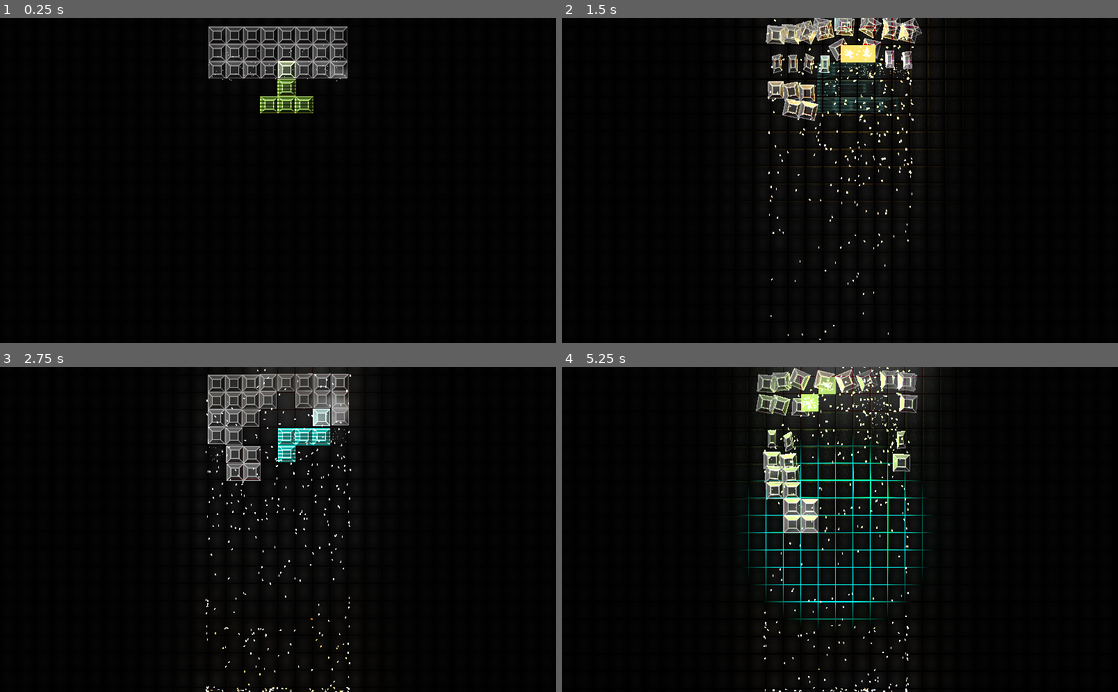
Above: before the commit, frames 1-4 (two rows, left to right).
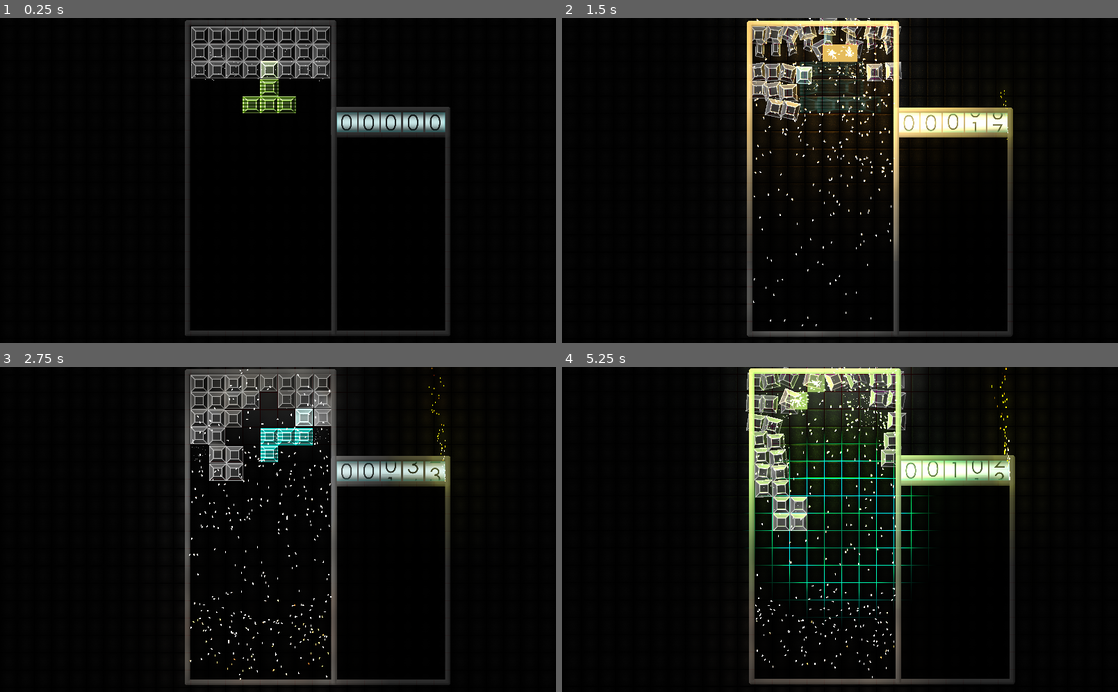
Above: after the commit, the same moments.

Repository: QuentinDaveau/reverse-tetris
Game: Godot game, scene res://src/game/Game.tscn
Same seed, same stepped clock (60 frames per second), same inputs: the game is played once before the commit and once after it.
Inputs:
- Up to frame 1 (0.25 s): no input
- Up to frame 2 (1.5 s): tap Enter (ui_accept) at 0.5, 0.6, 0.77, 1.07 s; hold Right (ui_right) 0.53-1.28 s; hold Left (ui_left) from 1.28 s (still down); tap R (game_rotate) at 1.35 s
- Up to frame 3 (2.75 s): tap Enter (ui_accept) at 1.52, 1.55, 1.82, 2.1 s; release Left (ui_left) at 2.03 s; hold Right (ui_right) from 2.03 s (still down)
- Up to frame 4 (5.25 s): tap R (game_rotate) at 2.85, 4.35 s; tap Enter (ui_accept) at 3.02, 3.05, 3.32, 3.6, 3.77, 4.07, 4.52, 4.55, 4.82, 5.1 s; release Right (ui_right) at 3.53 s; hold Left (ui_left) from 3.53 s (still down)

The runs differ from the first frame. In frame 1, 6.6% of the frame differs, in the area x 33-81%, y 0-98%; in frame 2, 11%; in frame 3, 10%; in frame 4, 15%, in the area x 31-82%, y 0-100%.

Commit message:
Add counter and bars

Diff:
--- a/project.godot
+++ b/project.godot
@@ -28,12 +28,24 @@
 "class": "Player",
 "language": "GDScript",
 "path": "res://src/player/player.gd"
+}, {
+"base": "Node2D",
+"class": "ScoreCounter",
+"language": "GDScript",
+"path": "res://src/ui/score_counter/score_counter.gd"
+}, {
+"base": "Node2D",
+"class": "ScoreWheel",
+"language": "GDScript",
+"path": "res://src/ui/score_counter/score_wheel/score_wheel.gd"
 } ]
 _global_script_class_icons={
 "Block": "",
 "Brick": "",
 "Generator": "",
-"Player": ""
+"Player": "",
+"ScoreCounter": "",
+"ScoreWheel": ""
 }
 
 [application]
@@ -45,6 +57,7 @@
 [autoload]
 
 CameraManager="*res://src/autoload/camera_manager.gd"
+ScoreManager="*res://src/autoload/score_manager.gd"
 
 [display]
 
--- /dev/null
+++ b/src/autoload/score_manager.gd
@@ -0,0 +1,11 @@
+extends Node
+
+var _score_counter: ScoreCounter
+
+
+func _ready() -> void:
+	_score_counter = get_tree().get_root().find_node("ScoreCounter", true, false)
+
+
+func get_counter() -> ScoreCounter:
+	return _score_counter
--- a/src/block/Block.tscn
+++ b/src/block/Block.tscn
@@ -375,9 +375,9 @@
 orbit_velocity = 0.0
 orbit_velocity_random = 0.0
 scale = 0.05
-color_ramp = SubResource( 35 )
-
-[sub_resource type="Shader" id=37]
+color_ramp = SubResource( 39 )
+
+[sub_resource type="Shader" id=41]
 code = "shader_type particles;
 uniform vec3 direction;
 uniform float spread;
@@ -504,15 +504,24 @@
 		VELOCITY += force * DELTA;
 		if (pos.x > max_right)
 		{
-			VELOCITY.x = - (VELOCITY.x * 0.8)
+			if (VELOCITY.x > 0.0)
+			{
+				VELOCITY.x = - (VELOCITY.x * 0.8)
+			}
 		}
 		if (pos.x < -max_left)
 		{
-			VELOCITY.x = - (VELOCITY.x * 0.8)
+			if (VELOCITY.x < 0.0)
+			{
+				VELOCITY.x = - (VELOCITY.x * 0.8)
+			}
 		}
 		if (pos.y > max_bottom)
 		{
-			VELOCITY.y = - (VELOCITY.y * 0.5)
+			if (VELOCITY.y > 0.0)
+			{
+				VELOCITY.y = - (VELOCITY.y * 0.5)
+			}
 		}
 		// orbit velocity
 		float orbit_amount = (orbit_velocity + tex_orbit_velocity) * mix(1.0, rand_from_seed(alt_seed), orbit_velocity_random);
@@ -578,16 +587,16 @@
 
 "
 
-[sub_resource type="Gradient" id=38]
+[sub_resource type="Gradient" id=42]
 offsets = PoolRealArray( 0.311111, 1 )
 colors = PoolColorArray( 1, 0.968627, 0.815686, 1, 1, 0.305882, 0, 0 )
 
-[sub_resource type="GradientTexture" id=39]
-gradient = SubResource( 38 )
-
-[sub_resource type="ShaderMaterial" id=40]
+[sub_resource type="GradientTexture" id=43]
+gradient = SubResource( 42 )
+
+[sub_resource type="ShaderMaterial" id=44]
 resource_local_to_scene = true
-shader = SubResource( 37 )
+shader = SubResource( 41 )
 shader_param/direction = Vector3( 0, 0, 0 )
 shader_param/spread = 180.0
 shader_param/flatness = 0.0
@@ -682,11 +691,11 @@
 texture = ExtResource( 4 )
 texture_scale = 3.0
 color = Color( 1, 0.984314, 0.831373, 1 )
-energy = 4.0
+energy = 3.0
 
 [node name="ColorRect" type="ColorRect" parent="."]
 visible = false
-modulate = Color( 3, 3, 3, 1 )
+modulate = Color( 2, 2, 2, 1 )
 light_mask = 0
 margin_left = -16.0
 margin_top = -16.0
--- a/src/block/block.gd
+++ b/src/block/block.gd
@@ -1,10 +1,12 @@
 extends Node2D
 class_name Block
+
+const SCORE_SPEED_INCREASE: float = 200.0
 
 const MAX_REPULSE_DIST: float = 200.0
 const MAX_SHAKE_DIST: float = 200.0
 const REPULSE_POWER: float = 15.0
-const CAMERA_SHAKE_POWER: float = 5.0
+const CAMERA_SHAKE_POWER: float = 3.0
 
 var _explode_delay: float = 0.2
 var _move_speed: float = 0.2
@@ -72,6 +74,7 @@
 	$Tween.start()
 	yield($Tween, "tween_all_completed")
 
+	ScoreManager.get_counter().add_speed(SCORE_SPEED_INCREASE)
 	for block in get_tree().get_nodes_in_group("Block"):
 		block.repulse(global_position)
 	CameraManager.get_camera().add_shake(CAMERA_SHAKE_POWER)
--- a/src/game/Game.tscn
+++ b/src/game/Game.tscn
@@ -1,9 +1,85 @@
-[gd_scene load_steps=6 format=2]
+[gd_scene load_steps=14 format=2]
 
 [ext_resource path="res://src/grid/Grid.tscn" type="PackedScene" id=1]
 [ext_resource path="res://src/generator/Generator.tscn" type="PackedScene" id=2]
-[ext_resource path="res://src/background/Background.tscn" type="PackedScene" id=3]
+[ext_resource path="res://src/ui/background/Background.tscn" type="PackedScene" id=3]
 [ext_resource path="res://src/game/game_camera.gd" type="Script" id=4]
+[ext_resource path="res://src/ui/score_counter/ScoreCounter.tscn" type="PackedScene" id=5]
+[ext_resource path="res://assets/sprites/bars.png" type="Texture" id=7]
+
+[sub_resource type="VisualShaderNodeTexture" id=2]
+source = 1
+
+[sub_resource type="VisualShaderNodeInput" id=3]
+input_name = "screen_uv"
+
+[sub_resource type="VisualShaderNodeColorConstant" id=4]
+constant = Color( 0, 0, 0, 1 )
+
+[sub_resource type="VisualShaderNodeVectorScalarMix" id=5]
+default_input_values = [ 0, Vector3( 0, 0, 0 ), 1, Vector3( 1, 1, 1 ), 2, 0.25 ]
+
+[sub_resource type="VisualShader" id=6]
+code = "shader_type canvas_item;
+
+
+
+void vertex() {
+// Output:0
+
+}
+
+void fragment() {
+// Color:4
+	vec3 n_out4p0;
+	float n_out4p1;
+	n_out4p0 = vec3(0.000000,0.000000,0.000000);
+	n_out4p1 = 1.000000;
+
+// Input:3
+	vec3 n_out3p0;
+	n_out3p0 = vec3(SCREEN_UV,0.0);
+
+// Texture:2
+	vec3 n_out2p0;
+	float n_out2p1;
+	{
+		vec4 _tex_read = textureLod( SCREEN_TEXTURE , n_out3p0.xy , 0.0 );
+		n_out2p0 = _tex_read.rgb;
+		n_out2p1 = _tex_read.a;
+	}
+
+// VectorScalarMix:5
+	float n_in5p2 = 0.25000;
+	vec3 n_out5p0;
+	n_out5p0 = mix( n_out4p0 , n_out2p0 , n_in5p2 );
+
+// Output:0
+	COLOR.rgb = n_out5p0;
+
+}
+
+void light() {
+// Output:0
+
+}
+"
+graph_offset = Vector2( -250, 155 )
+mode = 1
+flags/light_only = false
+nodes/fragment/0/position = Vector2( 760, 160 )
+nodes/fragment/2/node = SubResource( 2 )
+nodes/fragment/2/position = Vector2( 220, 160 )
+nodes/fragment/3/node = SubResource( 3 )
+nodes/fragment/3/position = Vector2( -60, 180 )
+nodes/fragment/4/node = SubResource( 4 )
+nodes/fragment/4/position = Vector2( 149, 326 )
+nodes/fragment/5/node = SubResource( 5 )
+nodes/fragment/5/position = Vector2( 460, 260 )
+nodes/fragment/connections = PoolIntArray( 3, 0, 2, 0, 4, 0, 5, 0, 2, 0, 5, 1, 5, 0, 0, 0 )
+
+[sub_resource type="ShaderMaterial" id=7]
+shader = SubResource( 6 )
 
 [sub_resource type="Environment" id=1]
 background_mode = 4
@@ -11,8 +87,118 @@
 
 [node name="Game" type="Node2D"]
 
+[node name="CounterBars" type="Node2D" parent="."]
+position = Vector2( 352, 536 )
+scale = Vector2( 0.16, 0.16 )
+
+[node name="Node2D" type="Node2D" parent="CounterBars"]
+scale = Vector2( 1, 1 )
+z_index = 4
+
+[node name="NinePatchRect" type="NinePatchRect" parent="CounterBars/Node2D"]
+self_modulate = Color( 0.247059, 0.247059, 0.247059, 0.843137 )
+light_mask = 3
+margin_left = 1612.0
+margin_top = -2325.0
+margin_right = 2987.0
+margin_bottom = -1975.0
+texture = ExtResource( 7 )
+draw_center = false
+region_rect = Rect2( 0, 0, 192, 192 )
+patch_margin_left = 64
+patch_margin_top = 64
+patch_margin_right = 64
+patch_margin_bottom = 64
+__meta__ = {
+"_edit_use_anchors_": false
+}
+
+[node name="ScoreCounter" parent="." instance=ExtResource( 5 )]
+position = Vector2( 720, 192 )
+scale = Vector2( 0.3, 0.3 )
+
+[node name="PredictorBars" type="Node2D" parent="."]
+position = Vector2( 352, 536 )
+scale = Vector2( 0.16, 0.16 )
+
+[node name="Node2D" type="Node2D" parent="PredictorBars"]
+scale = Vector2( 1, 1 )
+z_index = 4
+
+[node name="NinePatchRect" type="NinePatchRect" parent="PredictorBars/Node2D"]
+self_modulate = Color( 0.247059, 0.247059, 0.247059, 0.843137 )
+light_mask = 3
+margin_left = 1614.0
+margin_top = -2325.0
+margin_right = 2987.0
+margin_bottom = 321.0
+texture = ExtResource( 7 )
+draw_center = false
+region_rect = Rect2( 0, 0, 192, 192 )
+patch_margin_left = 64
+patch_margin_top = 64
+patch_margin_right = 64
+patch_margin_bottom = 64
+__meta__ = {
+"_edit_use_anchors_": false
+}
+
+[node name="Node2D2" type="Node2D" parent="PredictorBars"]
+scale = Vector2( 1, 1 )
+
+[node name="ColorRect" type="ColorRect" parent="PredictorBars/Node2D2"]
+light_mask = 3
+material = SubResource( 7 )
+margin_left = 1675.0
+margin_top = -1975.0
+margin_right = 2925.0
+margin_bottom = 262.0
+__meta__ = {
+"_edit_use_anchors_": false
+}
+
+[node name="GameBars" type="Node2D" parent="."]
+position = Vector2( 352, 536 )
+scale = Vector2( 0.16, 0.16 )
+
+[node name="Node2D" type="Node2D" parent="GameBars"]
+scale = Vector2( 1, 1 )
+z_index = 4
+
+[node name="NinePatchRect" type="NinePatchRect" parent="GameBars/Node2D"]
+self_modulate = Color( 0.247059, 0.247059, 0.247059, 0.843137 )
+light_mask = 3
+margin_left = -75.0
+margin_top = -3325.0
+margin_right = 1675.0
+margin_bottom = 321.0
+texture = ExtResource( 7 )
+draw_center = false
+region_rect = Rect2( 0, 0, 192, 192 )
+patch_margin_left = 64
+patch_margin_top = 64
+patch_margin_right = 64
+patch_margin_bottom = 64
+__meta__ = {
+"_edit_use_anchors_": false
+}
+
+[node name="Node2D2" type="Node2D" parent="GameBars"]
+scale = Vector2( 1, 1 )
+
+[node name="ColorRect" type="ColorRect" parent="GameBars/Node2D2"]
+light_mask = 3
+material = SubResource( 7 )
+margin_left = -12.0
+margin_top = -3263.0
+margin_right = 1614.0
+margin_bottom = 262.0
+__meta__ = {
+"_edit_use_anchors_": false
+}
+
 [node name="Grid" parent="." instance=ExtResource( 1 )]
-position = Vector2( 400, 576 )
+position = Vector2( 368, 576 )
 _columns = 18
 _cell_size = 32.0
 _player_path = "res://src/player/Player.tscn"
--- a/src/grid/grid.gd
+++ b/src/grid/grid.gd
@@ -17,7 +17,7 @@
 var _player: Player
 
 var _wall_delay: int = 0
-var _block_move_delay: float = 0.07
+var _block_move_delay: float = 0.04
 
 var _highlighted_blocks: Array = []
 
@@ -150,7 +150,7 @@
 	cells[grid_position.x][grid_position.y].explode(explosion_color,
 			(grid_position.y * _cell_size) + (_cell_size / 2),
 			((_rows - grid_position.y) * _cell_size) - (_cell_size / 2),
-			(grid_position.x * _cell_size) + (_cell_size / 2))
+			(grid_position.x * _cell_size) - (_cell_size / 2))
 	cells[grid_position.x][grid_position.y] = 0
 
 
--- /dev/null
+++ b/src/ui/score_counter/ScoreCounter.tscn
@@ -0,0 +1,103 @@
+[gd_scene load_steps=10 format=2]
+
+[ext_resource path="res://assets/lights/points_count_light_alpha.png" type="Texture" id=1]
+[ext_resource path="res://src/ui/score_counter/score_wheel/ScoreWheel.tscn" type="PackedScene" id=2]
+[ext_resource path="res://src/ui/score_counter/score_counter.gd" type="Script" id=3]
+[ext_resource path="res://assets/particles/spark.png" type="Texture" id=4]
+[ext_resource path="res://src/ui/score_counter/spark_particles.gd" type="Script" id=5]
+[ext_resource path="res://assets/sprites/counter_separator.png" type="Texture" id=6]
+
+[sub_resource type="Gradient" id=1]
+offsets = PoolRealArray( 0, 0.417431, 0.990826 )
+colors = PoolColorArray( 1, 0.941176, 0.105882, 1, 1, 0.52549, 0, 1, 0, 0, 0, 0 )
+
+[sub_resource type="GradientTexture" id=2]
+gradient = SubResource( 1 )
+
+[sub_resource type="ParticlesMaterial" id=3]
+lifetime_randomness = 1.0
+flag_disable_z = true
+direction = Vector3( -0.1, -1, 0 )
+spread = 5.0
+gravity = Vector3( 0, 980, 0 )
+initial_velocity = 1000.0
+orbit_velocity = 0.0
+orbit_velocity_random = 0.0
+scale = 0.3
+color_ramp = SubResource( 2 )
+
+[node name="ScoreCounter" type="Node2D"]
+script = ExtResource( 3 )
+
+[node name="ScoreWheel" parent="." instance=ExtResource( 2 )]
+position = Vector2( 272, 0 )
+
+[node name="ScoreWheel2" parent="." instance=ExtResource( 2 )]
+position = Vector2( 136, 0 )
+decimal = 1
+
+[node name="ScoreWheel3" parent="." instance=ExtResource( 2 )]
+decimal = 2
+
+[node name="ScoreWheel4" parent="." instance=ExtResource( 2 )]
+position = Vector2( -136, 0 )
+decimal = 3
+
+[node name="ScoreWheel5" parent="." instance=ExtResource( 2 )]
+position = Vector2( -272, 0 )
+decimal = 4
+
+[node name="NinePatchRect" type="NinePatchRect" parent="."]
+self_modulate = Color( 0.384314, 0.984314, 1, 0.439216 )
+margin_left = -336.0
+margin_top = -64.0
+margin_right = 336.0
+margin_bottom = 64.0
+texture = ExtResource( 1 )
+patch_margin_left = 48
+patch_margin_top = 48
+patch_margin_right = 48
+patch_margin_bottom = 48
+__meta__ = {
+"_edit_use_anchors_": false
+}
+
+[node name="SparkParticles" type="Particles2D" parent="."]
+self_modulate = Color( 15, 15, 15, 1 )
+light_mask = 7
+position = Vector2( 334.946, 62.9459 )
+z_index = 6
+z_as_relative = false
+emitting = false
+amount = 100
+explosiveness = 0.03
+randomness = 1.0
+process_material = SubResource( 3 )
+texture = ExtResource( 4 )
+script = ExtResource( 5 )
+
+[node name="Separator" type="Node2D" parent="."]
+
+[node name="Sprite" type="Sprite" parent="Separator"]
+self_modulate = Color( 0.305882, 0.305882, 0.305882, 1 )
+position = Vector2( -204, -1.90735e-06 )
+scale = Vector2( 0.857628, 2.06452 )
+texture = ExtResource( 6 )
+
+[node name="Sprite2" type="Sprite" parent="Separator"]
+self_modulate = Color( 0.305882, 0.305882, 0.305882, 1 )
+position = Vector2( -67.775, -1.90735e-06 )
+scale = Vector2( 0.857628, 2.06452 )
+texture = ExtResource( 6 )
+
+[node name="Sprite3" type="Sprite" parent="Separator"]
+self_modulate = Color( 0.305882, 0.305882, 0.305882, 1 )
+position = Vector2( 68.0916, -1.90735e-06 )
+scale = Vector2( 0.857628, 2.06452 )
+texture = ExtResource( 6 )
+
+[node name="Sprite4" type="Sprite" parent="Separator"]
+self_modulate = Color( 0.305882, 0.305882, 0.305882, 1 )
+position = Vector2( 204.735, -1.90735e-06 )
+scale = Vector2( 0.857628, 2.06452 )
+texture = ExtResource( 6 )
--- /dev/null
+++ b/src/ui/score_counter/score_counter.gd
@@ -0,0 +1,29 @@
+extends Node2D
+class_name ScoreCounter
+
+var _speed: float = 0.0
+var _total_score: float = 0.0
+var _damp: float = 200.0
+var _wheels: Array = []
+
+
+func _ready() -> void:
+	for child in get_children():
+		if child is ScoreWheel:
+			_wheels.append(child)
+
+
+func _process(delta: float) -> void:
+	_total_score += _speed * delta
+
+	if _speed > 0:
+		_speed -= (_damp + (_speed / 5)) * delta
+		if _speed < 0:
+			_speed = 0;
+	for wheel in _wheels:
+		wheel.set_cursor(fmod((_total_score / pow(10, wheel.decimal)), 1280))
+	$SparkParticles.set_speed(_speed)
+
+
+func add_speed(speed: float) -> void:
+	_speed += speed
--- /dev/null
+++ b/src/ui/score_counter/score_wheel/ScoreWheel.tscn
@@ -0,0 +1,131 @@
+[gd_scene load_steps=12 format=2]
+
+[ext_resource path="res://assets/sprites/counter_numbers.png" type="Texture" id=1]
+[ext_resource path="res://src/ui/score_counter/score_wheel/score_wheel.gd" type="Script" id=2]
+
+[sub_resource type="VisualShaderNodeInput" id=1]
+input_name = "uv"
+
+[sub_resource type="VisualShaderNodeVectorDecompose" id=2]
+
+[sub_resource type="VisualShaderNodeScalarFunc" id=3]
+output_port_for_preview = 0
+function = 0
+
+[sub_resource type="VisualShaderNodeScalarOp" id=4]
+default_input_values = [ 0, 0.0, 1, 3.14159 ]
+operator = 2
+
+[sub_resource type="VisualShaderNodeScalarFunc" id=5]
+output_port_for_preview = 0
+function = 31
+
+[sub_resource type="VisualShaderNodeScalarOp" id=6]
+output_port_for_preview = 0
+default_input_values = [ 0, 0.0, 1, 1.0 ]
+operator = 5
+
+[sub_resource type="VisualShaderNodeColorConstant" id=7]
+constant = Color( 0, 0, 0, 1 )
+
+[sub_resource type="VisualShader" id=8]
+code = "shader_type canvas_item;
+
+
+
+void vertex() {
+// Output:0
+
+}
+
+void fragment() {
+// Color:8
+	vec3 n_out8p0;
+	float n_out8p1;
+	n_out8p0 = vec3(0.000000,0.000000,0.000000);
+	n_out8p1 = 1.000000;
+
+// Input:2
+	vec3 n_out2p0;
+	n_out2p0 = vec3(UV,0.0);
+
+// VectorDecompose:3
+	float n_out3p0;
+	float n_out3p1;
+	float n_out3p2;
+	n_out3p0 = n_out2p0.x;
+	n_out3p1 = n_out2p0.y;
+	n_out3p2 = n_out2p0.z;
+
+// ScalarOp:5
+	float n_in5p1 = 3.14159;
+	float n_out5p0;
+	n_out5p0 = n_out3p1 * n_in5p1;
+
+// ScalarFunc:4
+	float n_out4p0;
+	n_out4p0 = sin(n_out5p0);
+
+// ScalarFunc:6
+	float n_out6p0;
+	n_out6p0 = 1.0-n_out4p0;
+
+// ScalarOp:7
+	float n_in7p1 = 1.00000;
+	float n_out7p0;
+	n_out7p0 = pow( n_out6p0 , n_in7p1 );
+
+// Output:0
+	COLOR.rgb = n_out8p0;
+	COLOR.a = n_out7p0;
+
+}
+
+void light() {
+// Output:0
+
+}
+"
+graph_offset = Vector2( -433.25, 45 )
+mode = 1
+flags/light_only = false
+nodes/fragment/0/position = Vector2( 660, 200 )
+nodes/fragment/2/node = SubResource( 1 )
+nodes/fragment/2/position = Vector2( -390.25, 149.5 )
+nodes/fragment/3/node = SubResource( 2 )
+nodes/fragment/3/position = Vector2( -220, 140 )
+nodes/fragment/4/node = SubResource( 3 )
+nodes/fragment/4/position = Vector2( 40, 160 )
+nodes/fragment/5/node = SubResource( 4 )
+nodes/fragment/5/position = Vector2( -220, 240 )
+nodes/fragment/6/node = SubResource( 5 )
+nodes/fragment/6/position = Vector2( 240, 120 )
+nodes/fragment/7/node = SubResource( 6 )
+nodes/fragment/7/position = Vector2( 240, 320 )
+nodes/fragment/8/node = SubResource( 7 )
+nodes/fragment/8/position = Vector2( 240, 580 )
+nodes/fragment/connections = PoolIntArray( 2, 0, 3, 0, 3, 1, 5, 0, 5, 0, 4, 0, 4, 0, 6, 0, 6, 0, 7, 0, 8, 0, 0, 0, 7, 0, 0, 1 )
+
+[sub_resource type="ShaderMaterial" id=9]
+shader = SubResource( 8 )
+
+[node name="ScoreWheel" type="Node2D"]
+script = ExtResource( 2 )
+
+[node name="Sprite" type="Sprite" parent="."]
+self_modulate = Color( 0.784314, 0.901961, 0.901961, 1 )
+texture = ExtResource( 1 )
+region_enabled = true
+region_rect = Rect2( 0, 128, 128, 128 )
+
+[node name="ColorRect" type="ColorRect" parent="."]
+material = SubResource( 9 )
+margin_left = -64.0
+margin_top = -64.0
+margin_right = 64.0
+margin_bottom = 64.0
+__meta__ = {
+"_edit_use_anchors_": false
+}
+
+[node name="Tween" type="Tween" parent="."]
--- /dev/null
+++ b/src/ui/score_counter/score_wheel/score_wheel.gd
@@ -0,0 +1,7 @@
+extends Node2D
+class_name ScoreWheel
+
+export(int) var decimal = 0
+
+func set_cursor(new_position: float) -> void:
+	$Sprite.region_rect.position.y = new_position + 128
--- /dev/null
+++ b/src/ui/score_counter/spark_particles.gd
@@ -0,0 +1,19 @@
+extends Particles2D
+
+const SPARK_LIMIT: float = 800.0
+
+func set_speed(speed: float) -> void:
+	var particle_material: ParticlesMaterial = get_process_material()
+	var speed_factor = (speed - SPARK_LIMIT) / 2000.0
+
+	if not speed_factor > 0:
+		emitting = false
+		return
+	if not emitting:
+		emitting = true
+
+	lifetime = (0.5 / speed_factor)
+	particle_material.set_param(ParticlesMaterial.PARAM_SCALE,
+			(0.15 * speed_factor) + 0.1)
+	particle_material.set_param(ParticlesMaterial.PARAM_INITIAL_LINEAR_VELOCITY,
+			2000 * speed_factor)
Binary file added: assets/lights/points_count_light.png
Not shown, added: assets/lights/points_count_light.png.import
Binary file added: assets/lights/points_count_light_alpha.png
Not shown, added: assets/lights/points_count_light_alpha.png.import
Binary file added: assets/sprites/bars.png
Not shown, added: assets/sprites/bars.png.import
Binary file added: assets/sprites/bars_n.png
Not shown, added: assets/sprites/bars_n.png.import
Binary file added: assets/sprites/counter_numbers.png
Not shown, added: assets/sprites/counter_numbers.png.import
Binary file added: assets/sprites/counter_separator.png
Not shown, added: assets/sprites/counter_separator.png.import
(and 10 more such lines)
